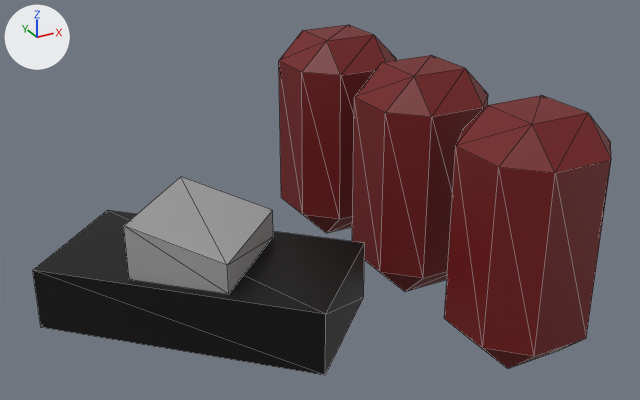
The glTF model gasBunk.glb, before and after one commit.
Camera for both pictures: a camera (50 mm lens) standing at (-6.47, -12.19, 7.41) and looking at (-0.44, -1.23, 1.93). Arrows for +X, +Y and +Z are at upper left; the lights stay in place. Mesh edges are drawn as thin lines. Where no turn or scale is listed for an object, it has been applied to the vertices.
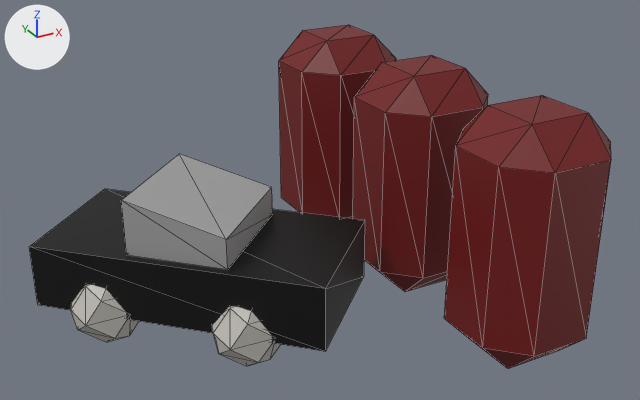
Commit message: Gas Bunk

Pixel boxes [x1, y1, x2, y2] of what changed, in the pictures (640 x 400 px):
'Cube.328', moved
    before: [33, 210, 365, 375]
    after: [29, 189, 365, 351]
'Cube.329', moved
    before: [124, 177, 273, 294]
    after: [121, 154, 273, 270]
'Cube.003', added
    after: [212, 306, 281, 366]
'Cube.004', added
    after: [71, 285, 139, 342]

What changed in the scene script:
```text
Add mat_material_002:
    mat_material_002 = principled_material('Material.002')
    mat_material_002.base_color = (0.57, 0.553, 0.501)  # light grey #c7c4bc
Add mat_material_001:
    mat_material_001 = principled_material('Material.001')
    mat_material_001.base_color = (0.57, 0.553, 0.501)  # light grey #c7c4bc
Add me_cube_004:
    me_cube_004.from_pydata(...)  # 24 vertices, 44 faces; spans x -0.444..0.698, y -0.085..0.986, z -0.529..0.529
    me_cube_004.materials.append(mat_material_002)  # light grey #c7c4bc
Add me_cube_003:
    me_cube_003.from_pydata(...)  # 24 vertices, 44 faces; spans x -0.444..0.698, y -0.085..0.986, z -0.529..0.529
    me_cube_003.materials.append(mat_material_001)  # light grey #c7c4bc
Change ob_cube_328:
    ob_cube_328.location: (-5.91, 22.7, -14.65) -> (-5.91, 22.7, -14.26)
Change ob_cube_329:
    ob_cube_329.location: (-5.91, 22.7, -14.65) -> (-5.91, 22.7, -14.26)
Add ob_cube_004:
    ob_cube_004 = bpy.data.objects.new('Cube.004', me_cube_004)
    ob_cube_004.location = (-3.77, -0.82, 0.55)
Add ob_cube_003:
    ob_cube_003 = bpy.data.objects.new('Cube.003', me_cube_003)
    ob_cube_003.location = (-2.16, -2.43, 0.55)
```
